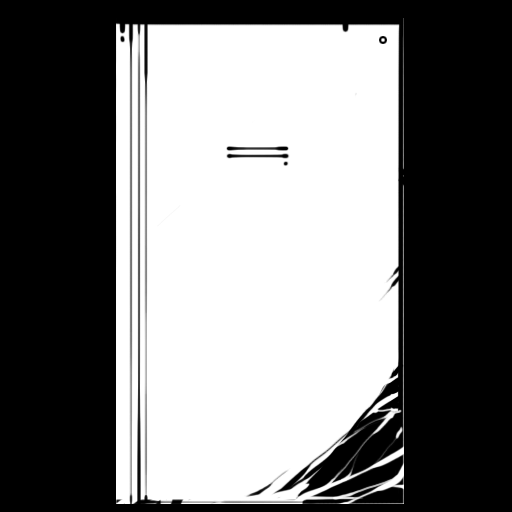
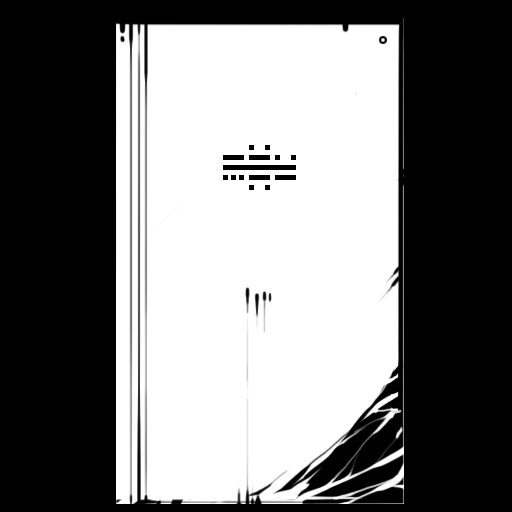
The second 512x512 image is a revision of the first. Changes to its layers:
added layer "v" above "Layer 19" over (x1=223, y1=145, x2=296, y2=190)
added layer "Layer 19" above "Layer 18" over (x1=235, y1=287, x2=272, y2=504)
added layer "Layer 17" above "Layer 14" over (x1=223, y1=145, x2=296, y2=179)
